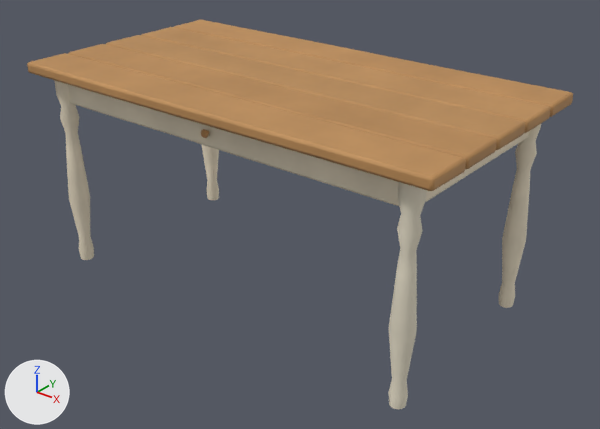
An edit to the Blender file assets/models/source/furniture/table_oak.blend, drawn before and after from the same camera.
Both versions are drawn from a 50 mm camera at (1.678, -2.017, 1.532) aimed at (0.069, -0.005, 0.285). Arrows for +X, +Y and +Z are at lower left; the lights stay in place. The older version comes first.

Objects in the first picture: 'Beine', 'Platte', 'Zarge' and 1 more.
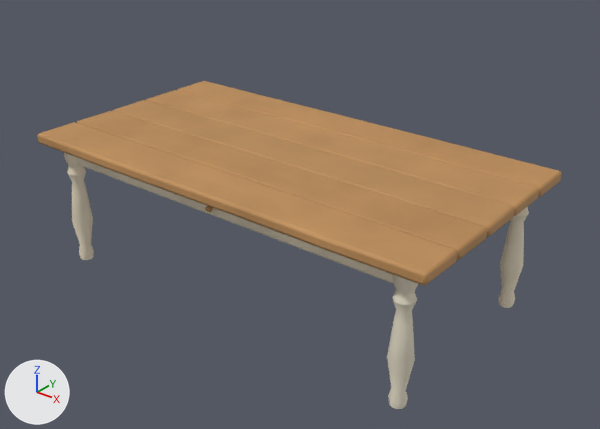
Boxes (x1, y1, x2, y2) around the edits, measured in the pictures (600 x 429 px; the box of a moved part takes in the faces that stretch with it):
'Platte', moved: before (27, 20, 573, 191); after (37, 81, 562, 285)
'Beine', reshaped (22% shorter): before (54, 80, 541, 410); after (64, 153, 529, 409)
'Zarge', reshaped (mostly hidden afterwards): before (68, 85, 529, 207); after (77, 158, 394, 284)
part 2 of me_zarge, moved or reshaped (not visible afterwards): before (425, 131, 529, 202)
part 3 of me_zarge, moved or reshaped (mostly hidden afterwards): before (68, 85, 400, 207); after (77, 158, 394, 284)
part 4 of me_beine, moved or reshaped: before (54, 80, 94, 260); after (64, 153, 94, 260)
part 5 of me_beine, moved or reshaped (not visible afterwards): before (202, 145, 219, 200)
part 6 of me_beine, moved or reshaped: before (388, 182, 426, 410); after (387, 275, 418, 409)
part 7 of me_beine, moved or reshaped: before (499, 124, 541, 308); after (498, 207, 529, 308)

What the commit changed:
me_platte is used by ob_platte; location (0.0, 0.0, 0.0).
me_platte had 120 vertices, 110 faces and spanned x -0.8..0.8, y -0.42..0.42, z 0.72..0.76.
me_platte now has 120 vertices, 110 faces and spans x -0.8..0.8, y -0.42..0.42, z 0.46..0.5.
me_platte part 1: the whole mesh is moved by (0.0, 0.0, -0.26).
me_zarge is used by ob_zarge; location (0.0, 0.0, 0.0).
me_zarge had 72 vertices, 64 faces and spanned x -0.712..0.715, y -0.358..0.359, z 0.619..0.72.
me_zarge now has 72 vertices, 64 faces and spans x -0.711..0.714, y -0.358..0.359, z 0.389..0.462.
me_zarge part 2: the loose piece of 12 vertices spanning x 0.689..0.715, y -0.345..0.347, z 0.619..0.72 is scaled about its middle by (1, 1, 0.707), then moved by (-0.001, 0.0, -0.244).
me_zarge part 3: 60 of 72 vertices moved; they spanned x -0.712..0.702, y -0.358..0.359, z 0.619..0.72 and now span x -0.711..0.701, y -0.358..0.359, z 0.389..0.462; mean shift (0.0, 0.0, -0.244); largest move (-0.711, 0.345, 0.72) -> (-0.711, 0.345, 0.46).
me_beine is used by ob_beine; location (0.0, 0.0, 0.0).
me_beine had 568 vertices, 616 faces and spanned x -0.738..0.739, y -0.383..0.382, z -0.001..0.72.
me_beine now has 568 vertices, 616 faces and spans x -0.739..0.741, y -0.382..0.384, z 0.0..0.461.
me_beine part 4: 142 of 568 vertices moved; they spanned x -0.738..-0.661, y -0.383..-0.308, z 0.0..0.72 and now span x -0.738..-0.662, y -0.382..-0.307, z 0.0..0.461; mean shift (-0.001, 0.0, -0.141); largest move (-0.733, -0.345, 0.72) -> (-0.733, -0.345, 0.461).
me_beine part 5: 142 of 568 vertices moved; they spanned x -0.738..-0.661, y 0.307..0.382, z 0.001..0.72 and now span x -0.739..-0.661, y 0.309..0.384, z 0.0..0.46; mean shift (0.0, 0.0, -0.143); largest move (-0.734, 0.345, 0.72) -> (-0.734, 0.346, 0.46).
me_beine part 6: 142 of 568 vertices moved; they spanned x 0.662..0.739, y -0.382..-0.307, z -0.001..0.72 and now span x 0.662..0.739, y -0.382..-0.307, z 0.0..0.461; mean shift (-0.001, 0.0, -0.142); largest move (0.695, -0.379, 0.72) -> (0.694, -0.378, 0.461).
me_beine part 7: 142 of 568 vertices moved; they spanned x 0.662..0.738, y 0.308..0.382, z 0.0..0.72 and now span x 0.664..0.741, y 0.307..0.383, z 0.001..0.461; mean shift (0.001, 0.0, -0.142); largest move (0.709, 0.38, 0.72) -> (0.709, 0.381, 0.46).
